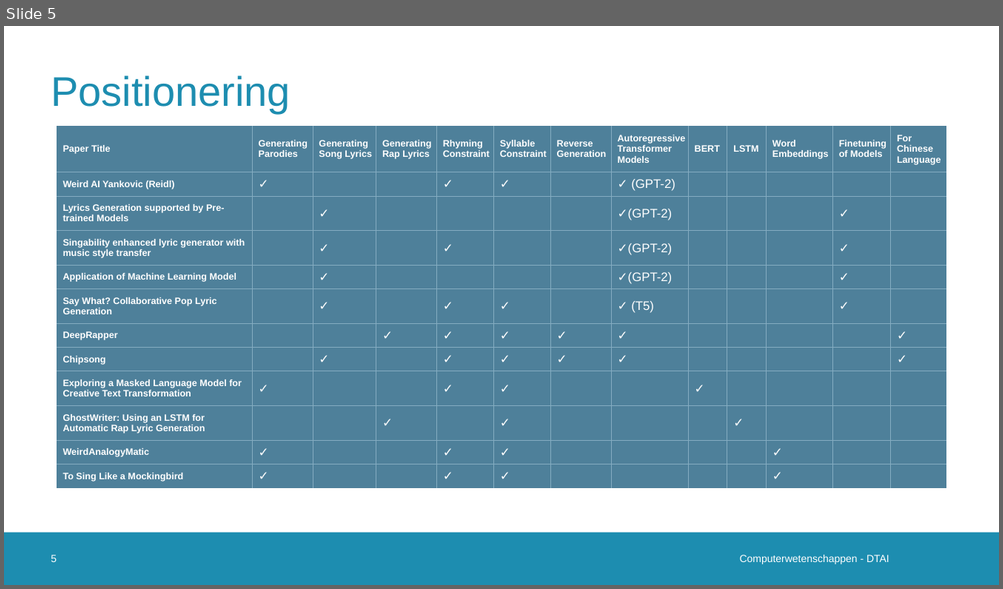
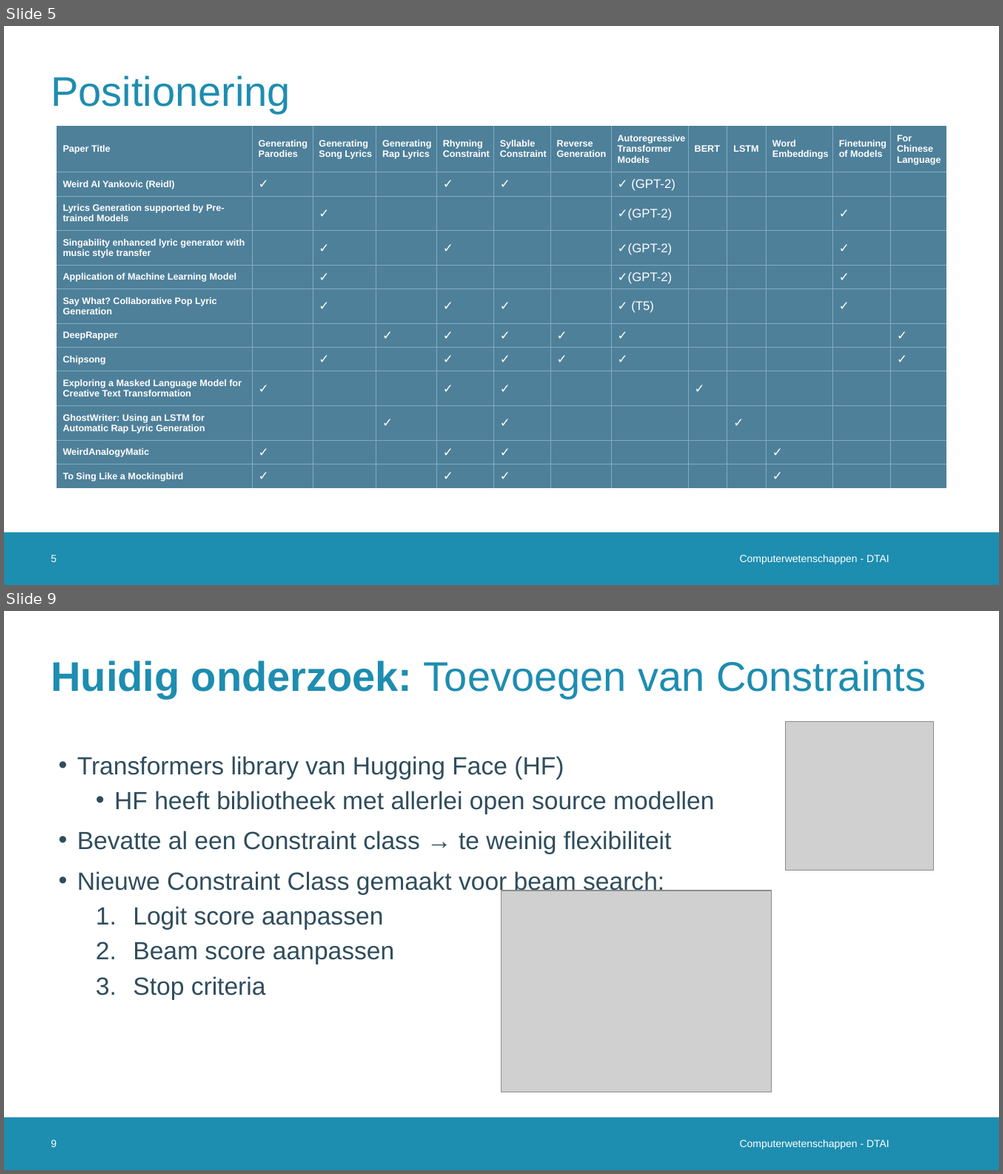
Before and after one commit to Alintermans/Thesis, a slide deck: Presentations/Second Intermediate Presentation/Presentation.pptx. Shown one above the other, each under a label of ours: slide 5 before the commit, slides 5 and 9 after it; the slides between them are not shown. The pictures are 1003x589 and 1003x1174 pixels, drawn with LibreOffice and Linux fonts; fonts in the diff are those of the drawing; grey boxes stand for pictures; background and template pictures are left out. Boxes give left, top, right and bottom in pixels: in the first picture for what was removed or moved away, otherwise in the second. Text is boxed around its words. In the diff, an @@ line names an element or a change of style, - is before the commit and + after.

```diff
--- a/Presentations/Second Intermediate Presentation/Presentation.pptx
+++ b/Presentations/Second Intermediate Presentation/Presentation.pptx
@@ slide 9 added at <box>4,611,999,1170</box>, background #FFFFFF; not listed: 1 template element that a slide beside it also shows @@
@@ title added at <box>51,661,925,698</box>, 40 pt, text #1D8DB0 @@
+Huidig onderzoek: Toevoegen van Constraints
@@ picture added at <box>785,722,933,871</box> @@
@@ text added at <box>77,756,714,1000</box>, 24 pt, text #2F4D5D @@
+• Transformers library van Hugging Face (HF)
+  • HF heeft bibliotheek met allerlei open source modellen
+• Bevatte al een Constraint class → te weinig flexibiliteit
+• Nieuwe Constraint Class gemaakt voor beam search:
+  1. Logit score aanpassen
+  2. Beam score aanpassen
+  3. Stop criteria
@@ picture added at <box>502,891,771,1092</box> @@
@@ page number added at <box>51,1140,57,1147</box>, 10 pt, text #FFFFFF @@
+9
@@ text added at <box>740,1140,889,1150</box>, 10 pt, text #FFFFFF @@
+Computerwetenschappen - DTAI
```
Also in this commit, not shown: 4 slides changed, 5 other slides added, 3 other files.
